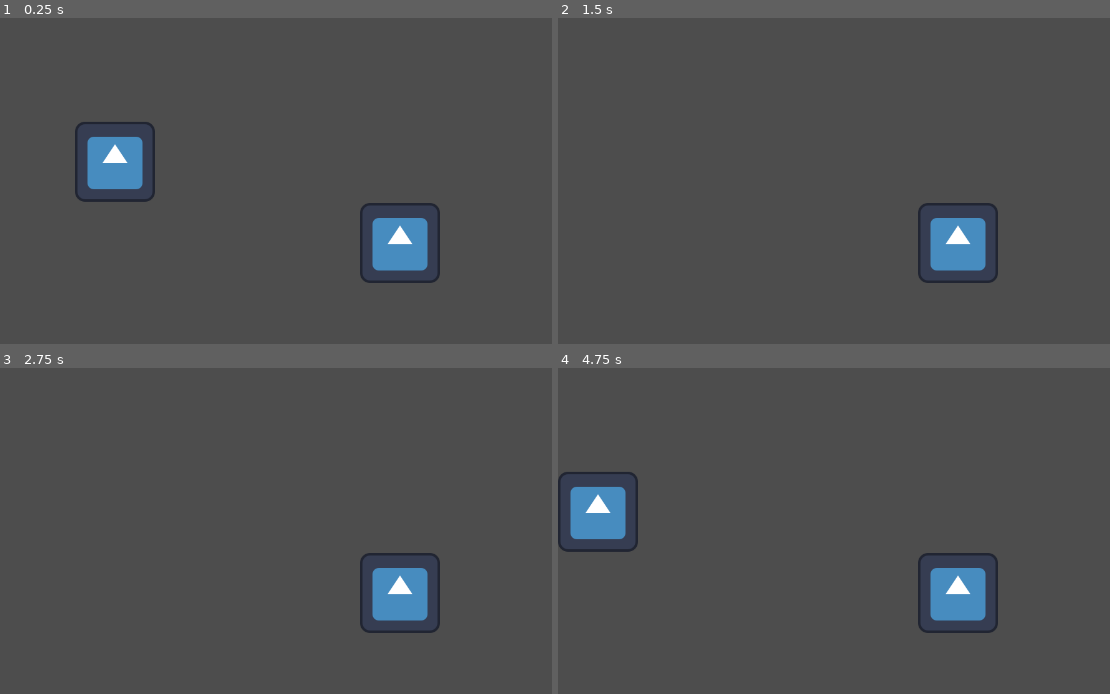
Above: before the commit, frames 1-4 (two rows, left to right).
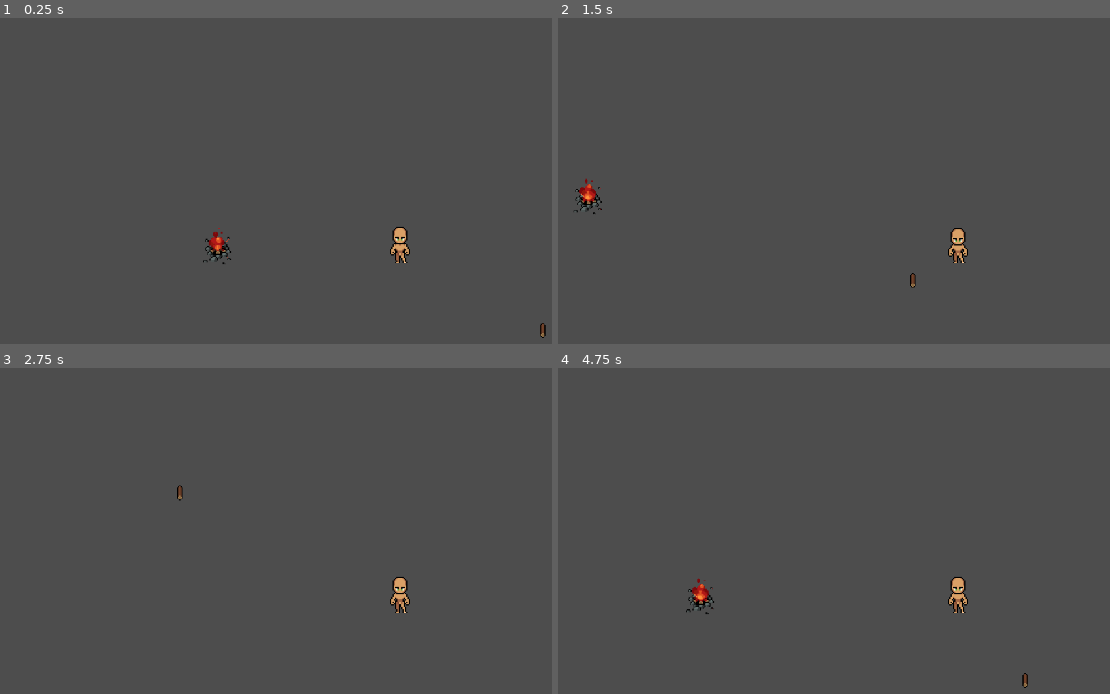
Above: after the commit, the same moments.

Repository: danielBRTanimacao/SaintJhonGame
Game: Godot game, scene res://scenes/world.tscn
The game is run twice, just before and just after one commit, with the same random seed, the same clock (stepped at 60 frames per second) and the same inputs. The project has no main scene, so this scene is started directly. The engine's default icon, where the game draws it, is replaced by a stand-in: a white triangle on a blue panel in a dark square.
Inputs:
- Up to frame 1 (0.25 s): no input
- Up to frame 2 (1.5 s): tap Enter at 0.5 s; hold D (moveRight) 0.53-1.28 s; hold S (moveDown) from 1.28 s (still down)
- Up to frame 3 (2.75 s): release S (moveDown) at 2.03 s; hold D (moveRight) from 2.03 s (still down)
- Up to frame 4 (4.75 s): tap Space at 2.75 s; release D (moveRight) at 2.78 s; hold W (moveUp) 2.78-3.53 s; tap Enter at 3.5 s; hold A (moveLeft) from 3.53 s (still down)

The runs differ from the first frame. In frame 1, 4.5% of the frame differs, in the area x 13-99%, y 31-99%; in frame 2, 2.4%; in frame 3, 2.2%; in frame 4, 4.5%.

Commit message:
feat: add new scripts and created some sprites

Diff:
--- /dev/null
+++ b/scenes/camp_fire.tscn
@@ -0,0 +1,140 @@
+[gd_scene load_steps=10 format=3 uid="uid://dtxo21f7rot68"]
+
+[ext_resource type="Texture2D" uid="uid://confi8rvtyhxb" path="res://assets/structure/campfire/Bonfire_02-Sheet.png" id="1_gvduw"]
+[ext_resource type="Texture2D" uid="uid://dhkcl0sxr44rp" path="res://assets/structure/campfire/Fire_01-Sheet.png" id="1_laf35"]
+[ext_resource type="Script" uid="uid://b4opebxxywrxj" path="res://scripts/camp_fire.gd" id="1_ttny0"]
+
+[sub_resource type="CircleShape2D" id="CircleShape2D_ttny0"]
+radius = 24.6757
+
+[sub_resource type="Animation" id="Animation_laf35"]
+length = 0.001
+tracks/0/type = "value"
+tracks/0/imported = false
+tracks/0/enabled = true
+tracks/0/path = NodePath("Sprite:texture")
+tracks/0/interp = 1
+tracks/0/loop_wrap = true
+tracks/0/keys = {
+"times": PackedFloat32Array(0),
+"transitions": PackedFloat32Array(1),
+"update": 1,
+"values": [ExtResource("1_gvduw")]
+}
+tracks/1/type = "value"
+tracks/1/imported = false
+tracks/1/enabled = true
+tracks/1/path = NodePath("Sprite:frame")
+tracks/1/interp = 1
+tracks/1/loop_wrap = true
+tracks/1/keys = {
+"times": PackedFloat32Array(0),
+"transitions": PackedFloat32Array(1),
+"update": 1,
+"values": [0]
+}
+tracks/2/type = "value"
+tracks/2/imported = false
+tracks/2/enabled = true
+tracks/2/path = NodePath("FireSprite:frame")
+tracks/2/interp = 1
+tracks/2/loop_wrap = true
+tracks/2/keys = {
+"times": PackedFloat32Array(0),
+"transitions": PackedFloat32Array(1),
+"update": 1,
+"values": [0]
+}
+
+[sub_resource type="Animation" id="Animation_5a6tu"]
+resource_name = "idle"
+length = 0.4
+loop_mode = 1
+tracks/0/type = "value"
+tracks/0/imported = false
+tracks/0/enabled = true
+tracks/0/path = NodePath("Sprite:texture")
+tracks/0/interp = 1
+tracks/0/loop_wrap = true
+tracks/0/keys = {
+"times": PackedFloat32Array(0),
+"transitions": PackedFloat32Array(1),
+"update": 1,
+"values": [ExtResource("1_gvduw")]
+}
+tracks/1/type = "value"
+tracks/1/imported = false
+tracks/1/enabled = true
+tracks/1/path = NodePath("Sprite:frame")
+tracks/1/interp = 1
+tracks/1/loop_wrap = true
+tracks/1/keys = {
+"times": PackedFloat32Array(0, 0.1, 0.2, 0.3),
+"transitions": PackedFloat32Array(1, 1, 1, 1),
+"update": 1,
+"values": [0, 1, 2, 3]
+}
+tracks/2/type = "value"
+tracks/2/imported = false
+tracks/2/enabled = true
+tracks/2/path = NodePath("FireSprite:frame")
+tracks/2/interp = 1
+tracks/2/loop_wrap = true
+tracks/2/keys = {
+"times": PackedFloat32Array(0, 0.1, 0.2, 0.3),
+"transitions": PackedFloat32Array(1, 1, 1, 1),
+"update": 1,
+"values": [0, 1, 2, 3]
+}
+
+[sub_resource type="AnimationLibrary" id="AnimationLibrary_54jok"]
+_data = {
+&"RESET": SubResource("Animation_laf35"),
+&"idle": SubResource("Animation_5a6tu")
+}
+
+[sub_resource type="CircleShape2D" id="CircleShape2D_5a6tu"]
+radius = 41.4193
+
+[sub_resource type="CircleShape2D" id="CircleShape2D_laf35"]
+radius = 93.419
+
+[node name="CampFire" type="StaticBody2D"]
+scale = Vector2(1.5, 1.5)
+script = ExtResource("1_ttny0")
+
+[node name="FireSprite" type="Sprite2D" parent="."]
+z_index = 1
+position = Vector2(0, -8)
+texture = ExtResource("1_laf35")
+hframes = 4
+
+[node name="Sprite" type="Sprite2D" parent="."]
+texture = ExtResource("1_gvduw")
+hframes = 4
+
+[node name="CollisionShape2D" type="CollisionShape2D" parent="."]
+shape = SubResource("CircleShape2D_ttny0")
+debug_color = Color(0.978527, 0, 0.395467, 0.42)
+
+[node name="AnimationPlayer" type="AnimationPlayer" parent="."]
+libraries = {
+&"": SubResource("AnimationLibrary_54jok")
+}
+autoplay = "idle"
+
+[node name="ReloadFuel" type="Area2D" parent="."]
+
+[node name="AreaSetFuel" type="CollisionShape2D" parent="ReloadFuel"]
+shape = SubResource("CircleShape2D_5a6tu")
+debug_color = Color(0.734949, 0.470054, 3.85046e-07, 0.42)
+
+[node name="SafeArea" type="Area2D" parent="."]
+
+[node name="AreaToSafe" type="CollisionShape2D" parent="SafeArea"]
+shape = SubResource("CircleShape2D_laf35")
+
+[node name="TimerDmg" type="Timer" parent="."]
+autostart = true
+
+[connection signal="timeout" from="TimerDmg" to="." method="_on_timer_dmg_timeout"]
--- /dev/null
+++ b/scenes/fuel.tscn
@@ -0,0 +1,23 @@
+[gd_scene load_steps=4 format=3 uid="uid://bxouxsg2ojx58"]
+
+[ext_resource type="Texture2D" uid="uid://cwdqfb0c88mnb" path="res://assets/fuelSprite/madera.png" id="1_h2npa"]
+
+[sub_resource type="CircleShape2D" id="CircleShape2D_h2npa"]
+radius = 5.37484
+
+[sub_resource type="CircleShape2D" id="CircleShape2D_vltxq"]
+radius = 16.9967
+
+[node name="Fuel" type="StaticBody2D"]
+scale = Vector2(1.5, 1.5)
+
+[node name="CollisionShape2D" type="CollisionShape2D" parent="."]
+shape = SubResource("CircleShape2D_h2npa")
+
+[node name="Sprite" type="Sprite2D" parent="."]
+texture = ExtResource("1_h2npa")
+
+[node name="Area2D" type="Area2D" parent="."]
+
+[node name="Collision" type="CollisionShape2D" parent="Area2D"]
+shape = SubResource("CircleShape2D_vltxq")
--- a/scenes/player.tscn
+++ b/scenes/player.tscn
@@ -1,19 +1,433 @@
-[gd_scene load_steps=4 format=3 uid="uid://b1vqi1ripmv2"]
-
-[ext_resource type="Texture2D" uid="uid://fj0xc1si501c" path="res://icon.svg" id="1_3vyb7"]
+[gd_scene load_steps=19 format=3 uid="uid://b1vqi1ripmv2"]
+
 [ext_resource type="Script" uid="uid://dk2n48iannol2" path="res://scripts/player.gd" id="1_g2els"]
+[ext_resource type="Texture2D" uid="uid://ks75k68iyvht" path="res://assets/playerAssets/Idle_Base/Idle_Down-Sheet.png" id="2_g2els"]
+[ext_resource type="Texture2D" uid="uid://cya2w5bjwxe11" path="res://assets/playerAssets/Idle_Base/Idle_Up-Sheet.png" id="3_dqkch"]
+[ext_resource type="Texture2D" uid="uid://bwtxq5mlj4r7n" path="res://assets/playerAssets/Idle_Base/Idle_Side-Sheet.png" id="4_qlg0r"]
+[ext_resource type="Texture2D" uid="uid://dkdlb6xepvjrv" path="res://assets/playerAssets/Run_Base/Run_Down-Sheet.png" id="5_fjrip"]
+[ext_resource type="Texture2D" uid="uid://bb05binmi6k56" path="res://assets/playerAssets/Run_Base/Run_Up-Sheet.png" id="6_smehm"]
+[ext_resource type="Texture2D" uid="uid://dkvhv1fnvmrx5" path="res://assets/playerAssets/Run_Base/Run_Side-Sheet.png" id="7_ur7pv"]
 
 [sub_resource type="RectangleShape2D" id="RectangleShape2D_g2els"]
-size = Vector2(119, 119)
+size = Vector2(14, 56)
+
+[sub_resource type="Animation" id="Animation_qhqgy"]
+length = 0.001
+tracks/0/type = "value"
+tracks/0/imported = false
+tracks/0/enabled = true
+tracks/0/path = NodePath("Sprite:frame")
+tracks/0/interp = 1
+tracks/0/loop_wrap = true
+tracks/0/keys = {
+"times": PackedFloat32Array(0),
+"transitions": PackedFloat32Array(1),
+"update": 1,
+"values": [0]
+}
+tracks/1/type = "value"
+tracks/1/imported = false
+tracks/1/enabled = true
+tracks/1/path = NodePath("Sprite:texture")
+tracks/1/interp = 1
+tracks/1/loop_wrap = true
+tracks/1/keys = {
+"times": PackedFloat32Array(0),
+"transitions": PackedFloat32Array(1),
+"update": 1,
+"values": [ExtResource("2_g2els")]
+}
+tracks/2/type = "value"
+tracks/2/imported = false
+tracks/2/enabled = true
+tracks/2/path = NodePath("Sprite:flip_h")
+tracks/2/interp = 1
+tracks/2/loop_wrap = true
+tracks/2/keys = {
+"times": PackedFloat32Array(0),
+"transitions": PackedFloat32Array(1),
+"update": 1,
+"values": [true]
+}
+tracks/3/type = "value"
+tracks/3/imported = false
+tracks/3/enabled = true
+tracks/3/path = NodePath("Sprite:hframes")
+tracks/3/interp = 1
+tracks/3/loop_wrap = true
+tracks/3/keys = {
+"times": PackedFloat32Array(0),
+"transitions": PackedFloat32Array(1),
+"update": 1,
+"values": [6]
+}
+
+[sub_resource type="Animation" id="Animation_g2els"]
+resource_name = "idle-down"
+loop_mode = 1
+tracks/0/type = "value"
+tracks/0/imported = false
+tracks/0/enabled = true
+tracks/0/path = NodePath("Sprite:frame")
+tracks/0/interp = 1
+tracks/0/loop_wrap = true
+tracks/0/keys = {
+"times": PackedFloat32Array(0, 0.2, 0.5, 0.7),
+"transitions": PackedFloat32Array(1, 1, 1, 1),
+"update": 1,
+"values": [0, 1, 2, 3]
+}
+tracks/1/type = "value"
+tracks/1/imported = false
+tracks/1/enabled = true
+tracks/1/path = NodePath("Sprite:texture")
+tracks/1/interp = 1
+tracks/1/loop_wrap = true
+tracks/1/keys = {
+"times": PackedFloat32Array(0),
+"transitions": PackedFloat32Array(1),
+"update": 1,
+"values": [ExtResource("2_g2els")]
+}
+tracks/2/type = "value"
+tracks/2/imported = false
+tracks/2/enabled = true
+tracks/2/path = NodePath("Sprite:hframes")
+tracks/2/interp = 1
+tracks/2/loop_wrap = true
+tracks/2/keys = {
+"times": PackedFloat32Array(0),
+"transitions": PackedFloat32Array(1),
+"update": 1,
+"values": [4]
+}
+
+[sub_resource type="Animation" id="Animation_tuyoq"]
+resource_name = "idle_left"
+loop_mode = 1
+tracks/0/type = "value"
+tracks/0/imported = false
+tracks/0/enabled = true
+tracks/0/path = NodePath("Sprite:frame")
+tracks/0/interp = 1
+tracks/0/loop_wrap = true
+tracks/0/keys = {
+"times": PackedFloat32Array(0, 0.2, 0.5, 0.7),
+"transitions": PackedFloat32Array(1, 1, 1, 1),
+"update": 1,
+"values": [0, 1, 2, 3]
+}
+tracks/1/type = "value"
+tracks/1/imported = false
+tracks/1/enabled = true
+tracks/1/path = NodePath("Sprite:texture")
+tracks/1/interp = 1
+tracks/1/loop_wrap = true
+tracks/1/keys = {
+"times": PackedFloat32Array(0),
+"transitions": PackedFloat32Array(1),
+"update": 1,
+"values": [ExtResource("4_qlg0r")]
+}
+tracks/2/type = "value"
+tracks/2/imported = false
+tracks/2/enabled = true
+tracks/2/path = NodePath("Sprite:flip_h")
+tracks/2/interp = 1
+tracks/2/loop_wrap = true
+tracks/2/keys = {
+"times": PackedFloat32Array(0),
+"transitions": PackedFloat32Array(1),
+"update": 1,
+"values": [true]
+}
+
+[sub_resource type="Animation" id="Animation_fjrip"]
+resource_name = "idle_right"
+loop_mode = 1
+tracks/0/type = "value"
+tracks/0/imported = false
+tracks/0/enabled = true
+tracks/0/path = NodePath("Sprite:frame")
+tracks/0/interp = 1
+tracks/0/loop_wrap = true
+tracks/0/keys = {
+"times": PackedFloat32Array(0, 0.2, 0.5, 0.7),
+"transitions": PackedFloat32Array(1, 1, 1, 1),
+"update": 1,
+"values": [0, 1, 2, 3]
+}
+tracks/1/type = "value"
+tracks/1/imported = false
+tracks/1/enabled = true
+tracks/1/path = NodePath("Sprite:texture")
+tracks/1/interp = 1
+tracks/1/loop_wrap = true
+tracks/1/keys = {
+"times": PackedFloat32Array(0),
+"transitions": PackedFloat32Array(1),
+"update": 1,
+"values": [ExtResource("4_qlg0r")]
+}
+tracks/2/type = "value"
+tracks/2/imported = false
+tracks/2/enabled = true
+tracks/2/path = NodePath("Sprite:flip_h")
+tracks/2/interp = 1
+tracks/2/loop_wrap = true
+tracks/2/keys = {
+"times": PackedFloat32Array(0),
+"transitions": PackedFloat32Array(1),
+"update": 1,
+"values": [false]
+}
+
+[sub_resource type="Animation" id="Animation_qlg0r"]
+resource_name = "idle_up"
+loop_mode = 1
+tracks/0/type = "value"
+tracks/0/imported = false
+tracks/0/enabled = true
+tracks/0/path = NodePath("Sprite:frame")
+tracks/0/interp = 1
+tracks/0/loop_wrap = true
+tracks/0/keys = {
+"times": PackedFloat32Array(0, 0.2, 0.5, 0.7),
+"transitions": PackedFloat32Array(1, 1, 1, 1),
+"update": 1,
+"values": [0, 1, 2, 3]
+}
+tracks/1/type = "value"
+tracks/1/imported = false
+tracks/1/enabled = true
+tracks/1/path = NodePath("Sprite:texture")
+tracks/1/interp = 1
+tracks/1/loop_wrap = true
+tracks/1/keys = {
+"times": PackedFloat32Array(0),
+"transitions": PackedFloat32Array(1),
+"update": 1,
+"values": [ExtResource("3_dqkch")]
+}
+
+[sub_resource type="Animation" id="Animation_y4r1p"]
+resource_name = "run-down"
+length = 1.5
+loop_mode = 1
+tracks/0/type = "value"
+tracks/0/imported = false
+tracks/0/enabled = true
+tracks/0/path = NodePath("Sprite:frame")
+tracks/0/interp = 1
+tracks/0/loop_wrap = true
+tracks/0/keys = {
+"times": PackedFloat32Array(0, 0.2, 0.5, 0.7, 1, 1.3),
+"transitions": PackedFloat32Array(1, 1, 1, 1, 1, 1),
+"update": 1,
+"values": [0, 1, 2, 3, 4, 5]
+}
+tracks/1/type = "value"
+tracks/1/imported = false
+tracks/1/enabled = true
+tracks/1/path = NodePath("Sprite:texture")
+tracks/1/interp = 1
+tracks/1/loop_wrap = true
+tracks/1/keys = {
+"times": PackedFloat32Array(0),
+"transitions": PackedFloat32Array(1),
+"update": 1,
+"values": [ExtResource("5_fjrip")]
+}
+tracks/2/type = "value"
+tracks/2/imported = false
+tracks/2/enabled = true
+tracks/2/path = NodePath("Sprite:hframes")
+tracks/2/interp = 1
+tracks/2/loop_wrap = true
+tracks/2/keys = {
+"times": PackedFloat32Array(0),
+"transitions": PackedFloat32Array(1),
+"update": 1,
+"values": [6]
+}
+
+[sub_resource type="Animation" id="Animation_3v2ag"]
+resource_name = "run-left"
+length = 1.5
+loop_mode = 1
+tracks/0/type = "value"
+tracks/0/imported = false
+tracks/0/enabled = true
+tracks/0/path = NodePath("Sprite:frame")
+tracks/0/interp = 1
+tracks/0/loop_wrap = true
+tracks/0/keys = {
+"times": PackedFloat32Array(0, 0.2, 0.5, 0.7, 1, 1.3),
+"transitions": PackedFloat32Array(1, 1, 1, 1, 1, 1),
+"update": 1,
+"values": [0, 1, 2, 3, 4, 5]
+}
+tracks/1/type = "value"
+tracks/1/imported = false
+tracks/1/enabled = true
+tracks/1/path = NodePath("Sprite:texture")
+tracks/1/interp = 1
+tracks/1/loop_wrap = true
+tracks/1/keys = {
+"times": PackedFloat32Array(0),
+"transitions": PackedFloat32Array(1),
+"update": 1,
+"values": [ExtResource("7_ur7pv")]
+}
+tracks/2/type = "value"
+tracks/2/imported = false
+tracks/2/enabled = true
+tracks/2/path = NodePath("Sprite:hframes")
+tracks/2/interp = 1
+tracks/2/loop_wrap = true
+tracks/2/keys = {
+"times": PackedFloat32Array(0),
+"transitions": PackedFloat32Array(1),
+"update": 1,
+"values": [6]
+}
+tracks/3/type = "value"
+tracks/3/imported = false
+tracks/3/enabled = true
+tracks/3/path = NodePath("Sprite:flip_h")
+tracks/3/interp = 1
+tracks/3/loop_wrap = true
+tracks/3/keys = {
+"times": PackedFloat32Array(0),
+"transitions": PackedFloat32Array(1),
+"update": 1,
+"values": [true]
+}
+
+[sub_resource type="Animation" id="Animation_jej6c"]
+resource_name = "run-right"
+length = 1.5
+loop_mode = 1
+tracks/0/type = "value"
+tracks/0/imported = false
+tracks/0/enabled = true
+tracks/0/path = NodePath("Sprite:frame")
+tracks/0/interp = 1
+tracks/0/loop_wrap = true
+tracks/0/keys = {
+"times": PackedFloat32Array(0, 0.2, 0.5, 0.7, 1, 1.3),
+"transitions": PackedFloat32Array(1, 1, 1, 1, 1, 1),
+"update": 1,
+"values": [0, 1, 2, 3, 4, 5]
+}
+tracks/1/type = "value"
+tracks/1/imported = false
+tracks/1/enabled = true
+tracks/1/path = NodePath("Sprite:texture")
+tracks/1/interp = 1
+tracks/1/loop_wrap = true
+tracks/1/keys = {
+"times": PackedFloat32Array(0),
+"transitions": PackedFloat32Array(1),
+"update": 1,
+"values": [ExtResource("7_ur7pv")]
+}
+tracks/2/type = "value"
+tracks/2/imported = false
+tracks/2/enabled = true
+tracks/2/path = NodePath("Sprite:hframes")
+tracks/2/interp = 1
+tracks/2/loop_wrap = true
+tracks/2/keys = {
+"times": PackedFloat32Array(0),
+"transitions": PackedFloat32Array(1),
+"update": 1,
+"values": [6]
+}
+tracks/3/type = "value"
+tracks/3/imported = false
+tracks/3/enabled = true
+tracks/3/path = NodePath("Sprite:flip_h")
+tracks/3/interp = 1
+tracks/3/loop_wrap = true
+tracks/3/keys = {
+"times": PackedFloat32Array(0),
+"transitions": PackedFloat32Array(1),
+"update": 1,
+"values": [false]
+}
+
+[sub_resource type="Animation" id="Animation_d2wvv"]
+resource_name = "run-up"
+length = 1.5
+loop_mode = 1
+tracks/0/type = "value"
+tracks/0/imported = false
+tracks/0/enabled = true
+tracks/0/path = NodePath("Sprite:frame")
+tracks/0/interp = 1
+tracks/0/loop_wrap = true
+tracks/0/keys = {
+"times": PackedFloat32Array(0, 0.2, 0.5, 0.7, 1, 1.3),
+"transitions": PackedFloat32Array(1, 1, 1, 1, 1, 1),
+"update": 1,
+"values": [0, 1, 2, 3, 4, 5]
+}
+tracks/1/type = "value"
+tracks/1/imported = false
+tracks/1/enabled = true
+tracks/1/path = NodePath("Sprite:texture")
+tracks/1/interp = 1
+tracks/1/loop_wrap = true
+tracks/1/keys = {
+"times": PackedFloat32Array(0),
+"transitions": PackedFloat32Array(1),
+"update": 1,
+"values": [ExtResource("6_smehm")]
+}
+tracks/2/type = "value"
+tracks/2/imported = false
+tracks/2/enabled = true
+tracks/2/path = NodePath("Sprite:hframes")
+tracks/2/interp = 1
+tracks/2/loop_wrap = true
+tracks/2/keys = {
+"times": PackedFloat32Array(0),
+"transitions": PackedFloat32Array(1),
+"update": 1,
+"values": [6]
+}
+
+[sub_resource type="AnimationLibrary" id="AnimationLibrary_dqkch"]
+_data = {
+&"RESET": SubResource("Animation_qhqgy"),
+&"idle-down": SubResource("Animation_g2els"),
+&"idle_left": SubResource("Animation_tuyoq"),
+&"idle_right": SubResource("Animation_fjrip"),
+&"idle_up": SubResource("Animation_qlg0r"),
+&"run-down": SubResource("Animation_y4r1p"),
+&"run-left": SubResource("Animation_3v2ag"),
+&"run-right": SubResource("Animation_jej6c"),
+&"run-up": SubResource("Animation_d2wvv")
+}
 
 [node name="Player" type="CharacterBody2D"]
 script = ExtResource("1_g2els")
 
 [node name="Sprite" type="Sprite2D" parent="."]
-texture = ExtResource("1_3vyb7")
+scale = Vector2(2, 2)
+texture = ExtResource("2_g2els")
+flip_h = true
+hframes = 6
 
 [node name="CollisionShape2D" type="CollisionShape2D" parent="."]
-position = Vector2(-0.5, -0.5)
+position = Vector2(0, 3)
 shape = SubResource("RectangleShape2D_g2els")
 
 [node name="Camera2D" type="Camera2D" parent="."]
+
+[node name="AnimationPlayer" type="AnimationPlayer" parent="."]
+libraries = {
+&"": SubResource("AnimationLibrary_dqkch")
+}
+autoplay = "idle-down"
--- a/scenes/world.tscn
+++ b/scenes/world.tscn
@@ -1,13 +1,16 @@
-[gd_scene load_steps=3 format=3 uid="uid://ddm64at6oi21v"]
+[gd_scene load_steps=4 format=3 uid="uid://ddm64at6oi21v"]
 
 [ext_resource type="PackedScene" uid="uid://b1vqi1ripmv2" path="res://scenes/player.tscn" id="1_nnsk1"]
-[ext_resource type="Texture2D" uid="uid://fj0xc1si501c" path="res://icon.svg" id="2_rwgxs"]
+[ext_resource type="PackedScene" uid="uid://dtxo21f7rot68" path="res://scenes/camp_fire.tscn" id="2_rwgxs"]
+[ext_resource type="PackedScene" uid="uid://bxouxsg2ojx58" path="res://scenes/fuel.tscn" id="3_4wyf3"]
 
 [node name="World" type="Node2D"]
 
 [node name="Player" parent="." instance=ExtResource("1_nnsk1")]
 position = Vector2(613, 320)
 
-[node name="Icon" type="Sprite2D" parent="."]
-position = Vector2(157, 190)
-texture = ExtResource("2_rwgxs")
+[node name="CampFire" parent="." instance=ExtResource("2_rwgxs")]
+position = Vector2(322, 330)
+
+[node name="Fuel" parent="." instance=ExtResource("3_4wyf3")]
+position = Vector2(841, 460)
--- /dev/null
+++ b/scripts/camp_fire.gd
@@ -0,0 +1,7 @@
+extends StaticBody2D
+
+var max_capacity: int = 300
+@export var camp_damage: int = 1
+
+func _on_timer_dmg_timeout() -> void:
+	max_capacity -= camp_damage
Binary file added: assets/fuelSprite/madera.png
Not shown, added: assets/fuelSprite/madera.png.import
Binary file added: assets/playerAssets/Death_Base/Death_Down-Sheet.png
Not shown, added: assets/playerAssets/Death_Base/Death_Down-Sheet.png.import
Binary file added: assets/playerAssets/Death_Base/Death_Down.aseprite
Binary file added: assets/playerAssets/Death_Base/Death_Side-Sheet.png
Not shown, added: assets/playerAssets/Death_Base/Death_Side-Sheet.png.import
Binary file added: assets/playerAssets/Death_Base/Death_Side.aseprite
Binary file added: assets/playerAssets/Death_Base/Death_Up-Sheet.png
Not shown, added: assets/playerAssets/Death_Base/Death_Up-Sheet.png.import
Binary file added: assets/playerAssets/Death_Base/Death_Up.aseprite
Binary file added: assets/playerAssets/Idle_Base/Idle_Down-Sheet.png
(and 25 more such lines)
